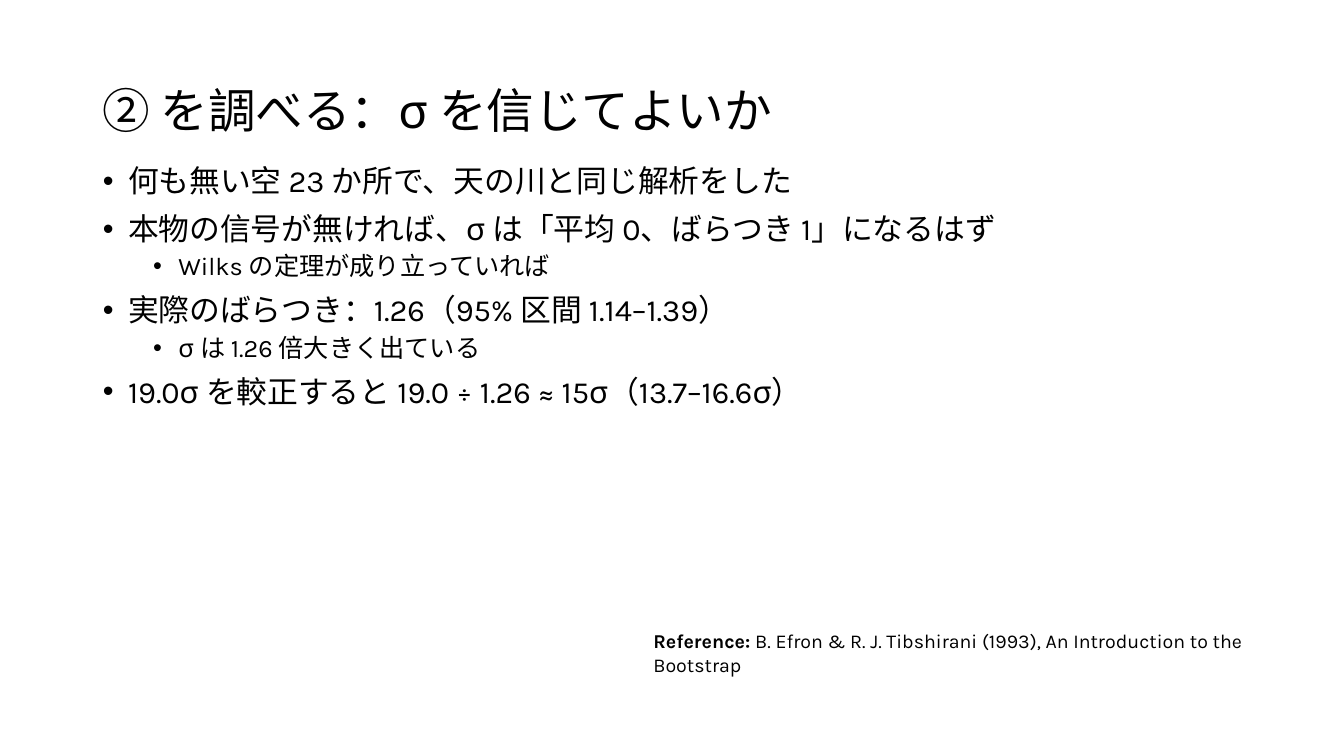
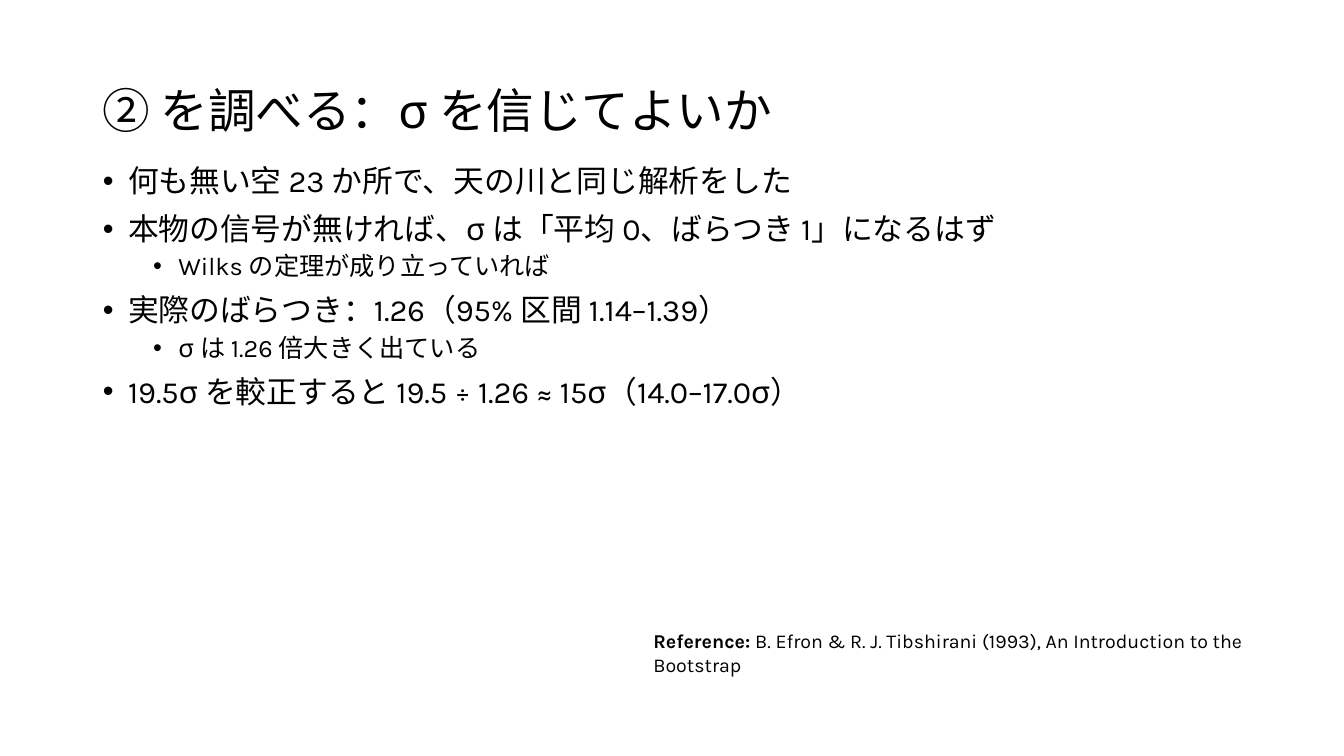
Before and after one commit to Mikann20041029/darkmatter-slides, a slide deck: slide 16 of slides/2026-10-02_研究進捗報告_claude.pptx. Drawn at 1344x756 pixels with LibreOffice and Linux fonts; fonts in the diff are those of the drawing. Boxes give left, top, right and bottom in pixels: in the first picture for what was removed or moved away, otherwise in the second. Text is boxed around its words. In the diff, an @@ line names an element or a change of style, - is before the commit and + after.

```diff
--- a/slides/2026-10-02_研究進捗報告_claude.pptx
+++ b/slides/2026-10-02_研究進捗報告_claude.pptx
@@ text at (x1=128, y1=376, x2=801, y2=406): text changed @@
-• 19.0σ を較正すると 19.0 ÷ 1.26 ≈ 15σ（13.7–16.6σ）
+• 19.5σ を較正すると 19.5 ÷ 1.26 ≈ 15σ（14.0–17.0σ）
```
Also in this commit, not shown: 13 other slides changed, 34 other files.
